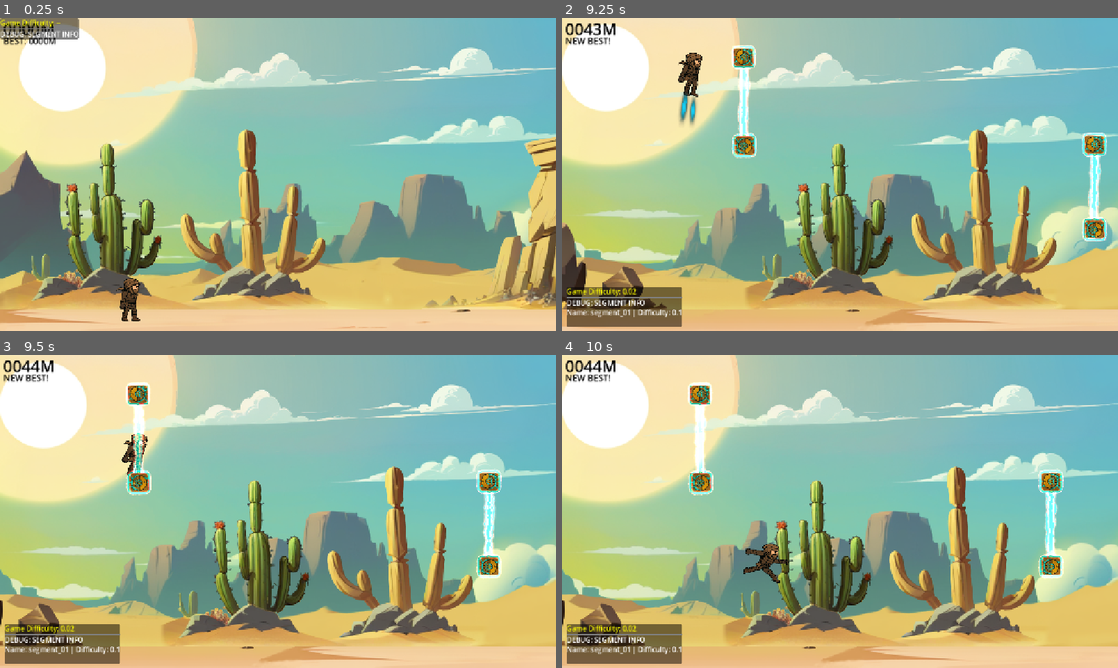
Above: before the commit, frames 1-4 (two rows, left to right).
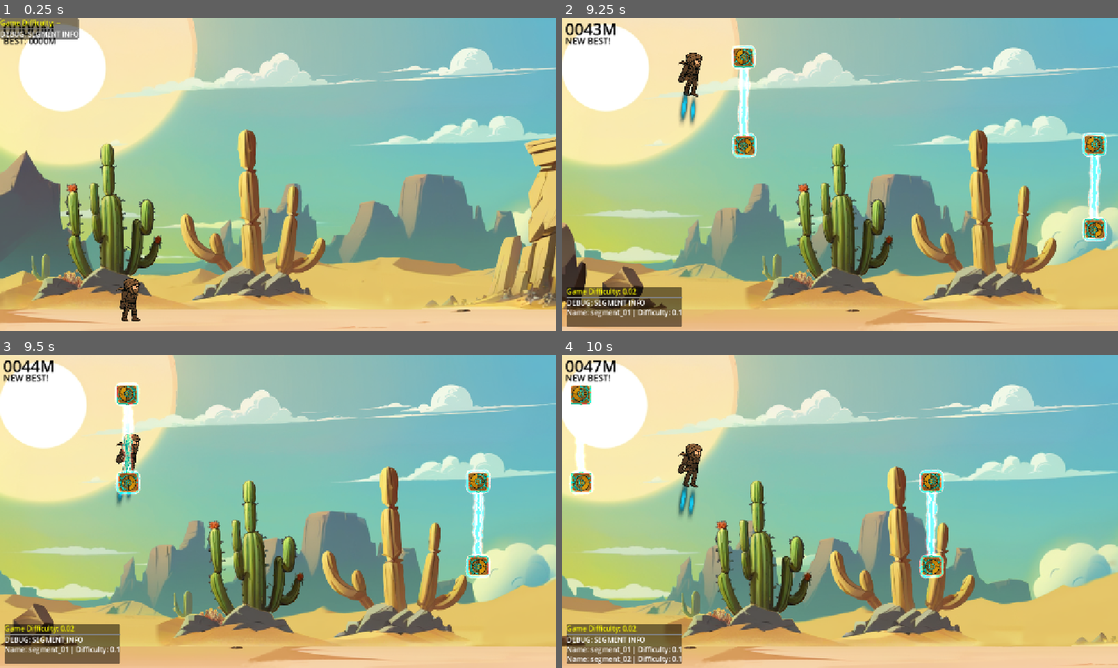
Above: after the commit, the same moments.

Repository: snowfrogdev/jetpack-joyride-clone
Game: Godot game, scene res://main.tscn
Two runs of this game, one before a commit and one after it. Both use one fixed random seed, a clock stepped at 60 frames per second and the inputs below.
Inputs:
- Up to frame 1 (0.25 s): no input
- Up to frame 2 (9.25 s): tap Enter (ui_accept) at 0.5, 0.77, 1.52, 3.02, 3.77, 4.52, 6.02, 6.77, 7.52, 9.02 s; hold Space (Boost) 0.53-1.28 s; tap Space (Boost) every 1.5 s from 1.35 to 8.85 s; hold Space (Boost) 2.03-2.78 s; hold Space (Boost) 3.53-4.28 s; hold Space (Boost) 5.03-5.78 s; hold Space (Boost) 6.53-7.28 s; hold Space (Boost) 8.03-8.78 s
- Up to frame 3 (9.5 s): no input
- Up to frame 4 (10 s): hold Space (Boost) from 9.53 s (still down); tap Enter (ui_accept) at 9.77 s

Frames 1-2 are identical in both runs. In frame 3, 13% of the frame differs, in the area x 0-100%, y 0-98%; in frame 4, 26%, in the area x 0-100%, y 0-100%.
Error after the commit: Invalid call. Nonexistent function 'play_impact_sfx' in base 'Node2D (SunCoreRelays)'. (res://player/player.gd:61)

Commit message:
Add sun lance impact sound effect and integrate into projectile behavior

Diff:
--- /dev/null
+++ b/hazards/sun_lance/projectile.gd
@@ -0,0 +1,6 @@
+extends Area2D
+
+@onready var sfx: AudioStreamPlayer = $ImpactSfx
+
+func play_impact_sfx() -> void:
+  sfx.play()
--- a/hazards/sun_lance/sun_lance_attack.tscn
+++ b/hazards/sun_lance/sun_lance_attack.tscn
@@ -9,7 +9,9 @@
 [ext_resource type="Texture2D" uid="uid://doahrynyvesg2" path="res://assets/sun_lance_warning_locked.png" id="7_sd48h"]
 [ext_resource type="AudioStream" uid="uid://clpst57ej0ig0" path="res://assets/audio/sun_lance_warning.wav" id="8_gylfy"]
 [ext_resource type="Shader" uid="uid://cwf60amtfcf37" path="res://hazards/sun_lance/sun_lance.gdshader" id="8_sd48h"]
+[ext_resource type="Script" uid="uid://2dfsm7tn18gk" path="res://hazards/sun_lance/projectile.gd" id="9_o8r77"]
 [ext_resource type="AudioStream" uid="uid://y4vvhioy152g" path="res://assets/audio/sun_lance.wav" id="9_w8guq"]
+[ext_resource type="AudioStream" uid="uid://bwha8622ksati" path="res://assets/audio/sun_lance_impact.wav" id="12_yfg6n"]
 
 [sub_resource type="ShaderMaterial" id="ShaderMaterial_w8guq"]
 shader = ExtResource("8_sd48h")
@@ -61,6 +63,7 @@
 visible = false
 position = Vector2(0, 152)
 collision_layer = 2
+script = ExtResource("9_o8r77")
 
 [node name="Polygon2D" type="Polygon2D" parent="Projectile"]
 material = SubResource("ShaderMaterial_w8guq")
@@ -79,3 +82,6 @@
 [node name="AudioStreamPlayer" type="AudioStreamPlayer" parent="Projectile"]
 stream = ExtResource("9_w8guq")
 volume_db = -4.0
+
+[node name="ImpactSfx" type="AudioStreamPlayer" parent="Projectile"]
+stream = ExtResource("12_yfg6n")
--- a/player/player.gd
+++ b/player/player.gd
@@ -58,8 +58,9 @@
   var current = area
   while current:
     if current.is_in_group("hazard"):
-        dying.emit()
-        break
+      current.play_impact_sfx()
+      dying.emit()
+      break
     current = current.get_parent()
 
 func set_run_animation_speed(speed: float) -> void:
Not shown, added: assets/audio/sun_lance_impact.wav.import
Not shown, added: hazards/sun_lance/projectile.gd.uid
Not shown: 1 places in hazards/sun_lance/sun_lance_attack.tscn that only renumber resources
Not shown, added: assets/audio/sun_lance_impact.wav
